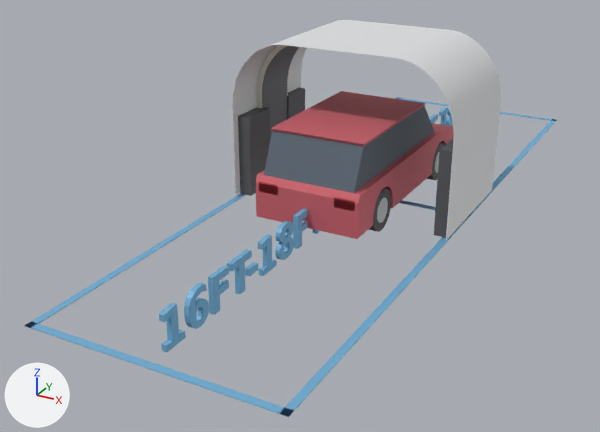
A saved change to the glTF model public/colibri-xl-cover-suv.glb.
Camera for both pictures: a 50 mm lens placed at (5.84, -6.66, 5.83), pointed at (-0.68, 5.19, -0.1). Every picture has the same lights, and +X, +Y and +Z are marked at lower left. The older version comes first. Where no turn or scale is listed for an object, it has been applied to the vertices.

The first picture shows 'arch_shell', 'label_far_end', 'label_near_end', 'lane_left', 'lane_near_end', 'lane_right', 'sun_cover', 'vehicle_body', 'vehicle_cabin_glass', 'vehicle_hub_front_r', 'vehicle_hub_rear_r', 'vehicle_roof', 'vehicle_taillight_l', 'vehicle_taillight_r', 'vehicle_tire_front_r', 'vehicle_tire_rear_r', 'wing_1', 'wing_2' and 4 more.
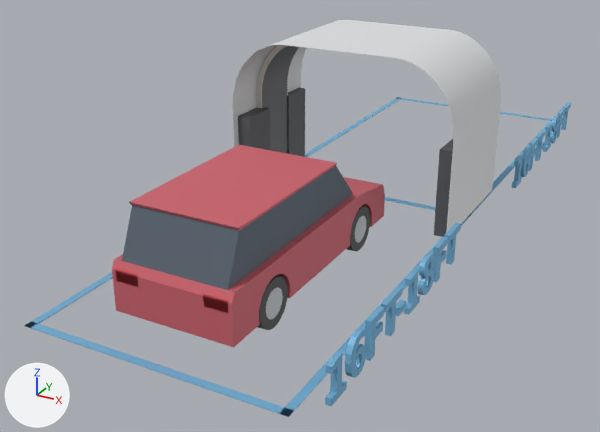
What differs and where, as boxes [x1, y1, x2, y2] in the pictures (600 x 432 px):
'vehicle_body', moved: before [256, 123, 454, 239]; after [112, 177, 385, 347]
'vehicle_cabin_glass', moved: before [264, 106, 434, 193]; after [122, 166, 353, 290]
'vehicle_roof', moved: before [270, 91, 425, 146]; after [129, 145, 337, 230]
'label_near_end', moved: before [159, 208, 320, 352]; after [325, 222, 461, 406]
'label_far_end', moved (mostly hidden before): before [429, 107, 453, 126]; after [512, 102, 571, 188]
'vehicle_tire_rear_r', moved: before [368, 188, 391, 232]; after [258, 276, 288, 330]
'vehicle_tire_front_r', moved: before [427, 143, 444, 180]; after [347, 206, 370, 252]
'vehicle_hub_rear_r', moved: before [377, 198, 388, 223]; after [266, 287, 283, 320]
'vehicle_taillight_r', moved: before [334, 196, 355, 212]; after [203, 293, 228, 313]
'vehicle_taillight_l', moved: before [259, 181, 278, 195]; after [115, 268, 138, 287]
'vehicle_hub_front_r', moved (mostly hidden before): before [435, 152, 439, 173]; after [355, 216, 366, 243]
'wing_4', unchanged, uncovered by the edit: before [287, 87, 305, 119]; after [287, 87, 305, 157]

The change, as a list of edits to the scene's bpy script:
```text
Change me_vehicle_body:
    remove me_vehicle_body.from_pydata(...)  # 170 vertices, 336 faces; spans x -0.93..0.93, y 4.13..8.73, z 0.25..0.98
    add me_vehicle_body.from_pydata(...)  # 170 vertices, 336 faces; spans x -0.93..0.93, y 0.59..5.18, z 0.25..0.98
    me_vehicle_body part 3: the whole mesh is moved by (0.0, -3.55, 0.0)
Change me_vehicle_cabin_glass:
    remove me_vehicle_cabin_glass.from_pydata(...)  # 8 vertices, 12 faces; spans x -0.82..0.82, y 4.21..7.73, z 0.98..1.68
    add me_vehicle_cabin_glass.from_pydata(...)  # 8 vertices, 12 faces; spans x -0.82..0.82, y 0.67..4.18, z 0.98..1.68
    me_vehicle_cabin_glass part 4: the whole mesh is moved by (0.0, -3.55, 0.0)
Change me_vehicle_roof:
    remove me_vehicle_roof.from_pydata(...)  # 8 vertices, 12 faces; spans x -0.83..0.83, y 4.47..7.1, z 1.66..1.7
    add me_vehicle_roof.from_pydata(...)  # 8 vertices, 12 faces; spans x -0.83..0.83, y 0.93..3.55, z 1.66..1.7
    me_vehicle_roof part 5: the whole mesh is moved by (0.0, -3.55, 0.0)
Change me_vehicle_taillight_l:
    remove me_vehicle_taillight_l.from_pydata(...)  # 8 vertices, 12 faces; spans x -0.867..-0.507, y 4.134..4.152, z 0.71..0.89
    add me_vehicle_taillight_l.from_pydata(...)  # 8 vertices, 12 faces; spans x -0.867..-0.507, y 0.587..0.605, z 0.71..0.89
    me_vehicle_taillight_l part 6: the whole mesh is moved by (0.0, -3.547, 0.0)
Change me_vehicle_taillight_r:
    remove me_vehicle_taillight_r.from_pydata(...)  # 8 vertices, 12 faces; spans x 0.507..0.867, y 4.134..4.152, z 0.71..0.89
    add me_vehicle_taillight_r.from_pydata(...)  # 8 vertices, 12 faces; spans x 0.507..0.867, y 0.587..0.605, z 0.71..0.89
    me_vehicle_taillight_r part 7: the whole mesh is moved by (0.0, -3.547, 0.0)
Change me_vehicle_tire_front_r:
    remove me_vehicle_tire_front_r.from_pydata(...)  # 74 vertices, 144 faces; spans x 0.687..0.912, y 7.467..8.191, z 0.0..0.724
    add me_vehicle_tire_front_r.from_pydata(...)  # 74 vertices, 144 faces; spans x 0.687..0.912, y 3.92..4.644, z 0.0..0.724
    me_vehicle_tire_front_r part 8: the whole mesh is moved by (0.0, -3.547, 0.0)
Change me_vehicle_hub_front_r:
    remove me_vehicle_hub_front_r.from_pydata(...)  # 50 vertices, 96 faces; spans x 0.684..0.915, y 7.612..8.046, z 0.145..0.579
    add me_vehicle_hub_front_r.from_pydata(...)  # 50 vertices, 96 faces; spans x 0.684..0.915, y 4.064..4.499, z 0.145..0.579
    me_vehicle_hub_front_r part 9: the whole mesh is moved by (0.0, -3.547, 0.0)
Change me_vehicle_tire_rear_r:
    remove me_vehicle_tire_rear_r.from_pydata(...)  # 74 vertices, 144 faces; spans x 0.687..0.912, y 4.777..5.501, z 0.0..0.724
    add me_vehicle_tire_rear_r.from_pydata(...)  # 74 vertices, 144 faces; spans x 0.687..0.912, y 1.23..1.954, z 0.0..0.724
    me_vehicle_tire_rear_r part 10: the whole mesh is moved by (0.0, -3.547, 0.0)
Change me_vehicle_hub_rear_r:
    remove me_vehicle_hub_rear_r.from_pydata(...)  # 50 vertices, 96 faces; spans x 0.684..0.915, y 4.922..5.356, z 0.145..0.579
    add me_vehicle_hub_rear_r.from_pydata(...)  # 50 vertices, 96 faces; spans x 0.684..0.915, y 1.375..1.809, z 0.145..0.579
    me_vehicle_hub_rear_r part 11: the whole mesh is moved by (0.0, -3.547, 0.0)
Change me_label_near_end:
    remove me_label_near_end.from_pydata(...)  # 350 vertices, 676 faces; spans x -0.04..0.04, y 0.39..4.79, z 0.0..0.59
    add me_label_near_end.from_pydata(...)  # 350 vertices, 676 faces; spans x 2.29..2.37, y 0.39..4.79, z 0.0..0.59
    me_label_near_end part 1: the whole mesh is moved by (2.33, 0.0, 0.0)
Change me_label_far_end:
    remove me_label_far_end.from_pydata(...)  # 350 vertices, 676 faces; spans x -0.04..0.04, y 8.07..12.47, z 0.0..0.59
    add me_label_far_end.from_pydata(...)  # 350 vertices, 676 faces; spans x 2.29..2.37, y 8.07..12.47, z 0.0..0.59
    me_label_far_end part 2: the whole mesh is moved by (2.33, 0.0, 0.0)
```
